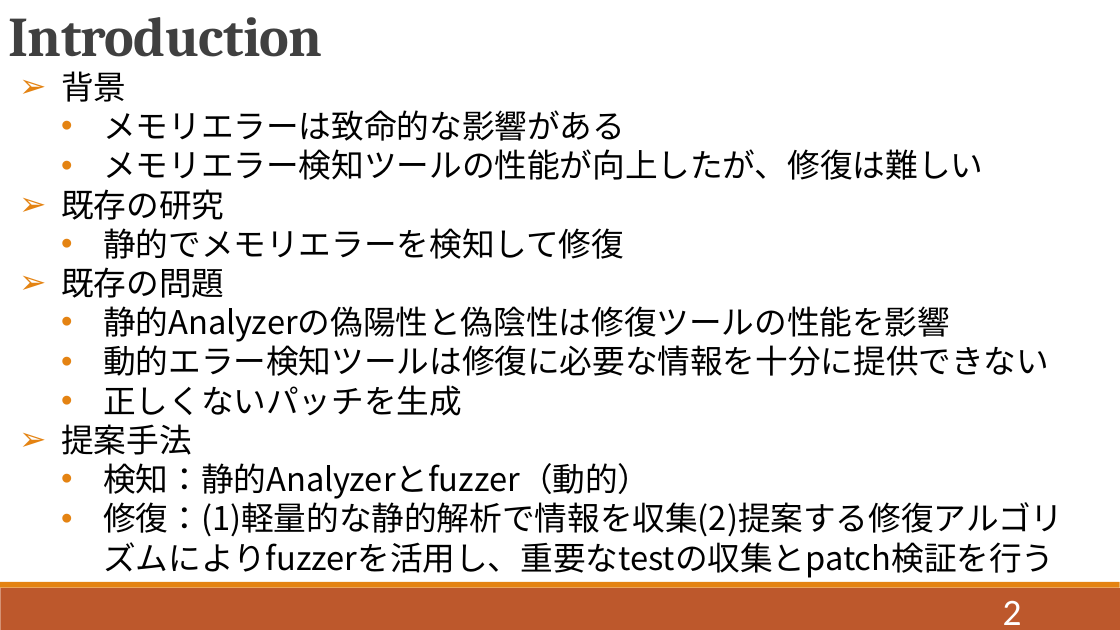
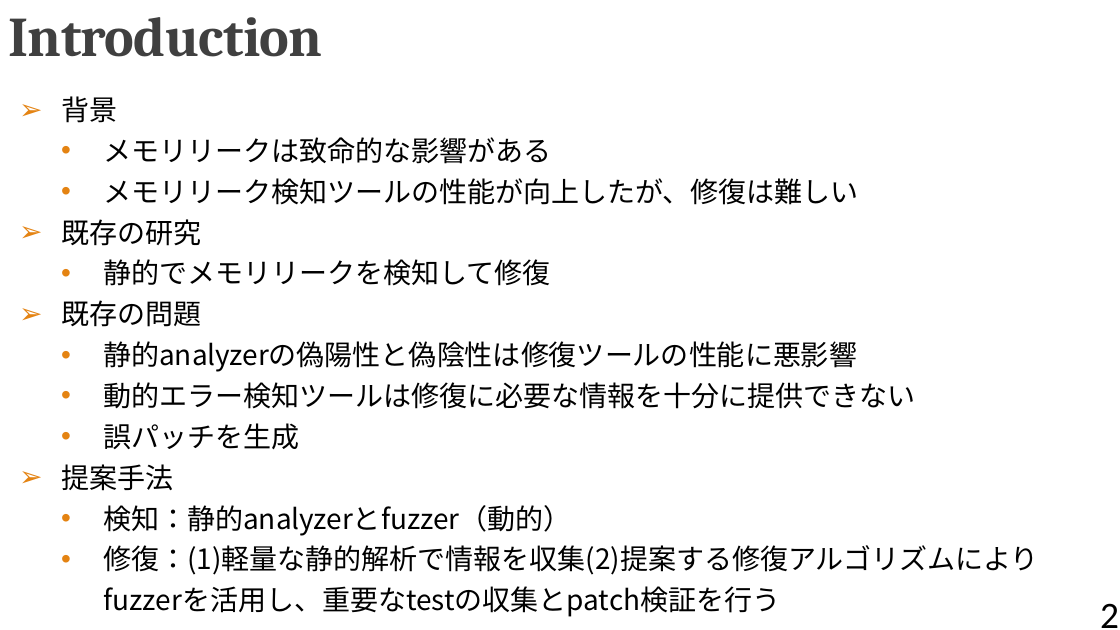
Before and after one commit to QIANZECHANG/MyResearch, a slide deck: slide 2 of 修論/修論発表.pptx. Drawn at 1120x630 pixels with LibreOffice and Linux fonts; fonts in the diff are those of the drawing. Boxes give left, top, right and bottom in pixels: in the first picture for what was removed or moved away, otherwise in the second. Text is boxed around its words. In the diff, an @@ line names an element or a change of style, - is before the commit and + after.

```diff
--- a/修論/修論発表.pptx
+++ b/修論/修論発表.pptx
@@ text "背景": place and size @@
-text "背景" at <box>61,71,1063,578</box>
+text "背景" at <box>61,96,1039,617</box>
@@ text at <box>61,96,915,491</box>: size 28 to 24 pt in "背景", "既存の研究", "既存の問題", "動的エラー検知ツールは修復に必要な情報を十分に提供できない" and 1 more places; line spacing 1 to 35pt @@
@@ text at <box>103,137,858,205</box>: text changed; size 28 to 24 pt @@
-  • メモリエラーは致命的な影響がある
-  • メモリエラー検知ツールの性能が向上したが、修復は難しい
+  • メモリリークは致命的な影響がある
+  • メモリリーク検知ツールの性能が向上したが、修復は難しい
@@ text at <box>103,259,550,286</box>: text changed; size 28 to 24 pt @@
-  • 静的でメモリエラーを検知して修復
+  • 静的でメモリリークを検知して修復
@@ text at <box>103,341,857,372</box>: text changed; size 28 to 24 pt @@
-  • 静的Analyzerの偽陽性と偽陰性は修復ツールの性能を影響
+  • 静的analyzerの偽陽性と偽陰性は修復ツールの性能に悪影響
@@ text at <box>103,423,299,449</box>: text changed; size 28 to 24 pt @@
-  • 正しくないパッチを生成
+  • 誤パッチを生成
@@ text at <box>103,505,1039,617</box>: text changed; size 28 to 24 pt @@
-  • 検知：静的Analyzerとfuzzer（動的）
-  • 修復：(1)軽量的な静的解析で情報を収集(2)提案する修復アルゴリズムによりfuzzerを活用し、重要なtestの収集とpatch検証を行う
+  • 検知：静的analyzerとfuzzer（動的）
+  • 修復：(1)軽量な静的解析で情報を収集(2)提案する修復アルゴリズムによりfuzzerを活用し、重要なtestの収集とpatch検証を行う
@@ rectangle removed at <box>0,588,1120,630</box> @@
@@ rectangle removed at <box>0,582,1120,588</box> @@
@@ page number: place and size @@
-page number at <box>1003,600,1022,625</box>
+page number at <box>1100,603,1119,628</box>
@@ page number at <box>1100,603,1119,628</box>: text colour #FFFFFF to #000000 @@
```
Also in this commit, not shown: 33 other slides changed, 2 slides added, 3 slides removed, 14 other files.
